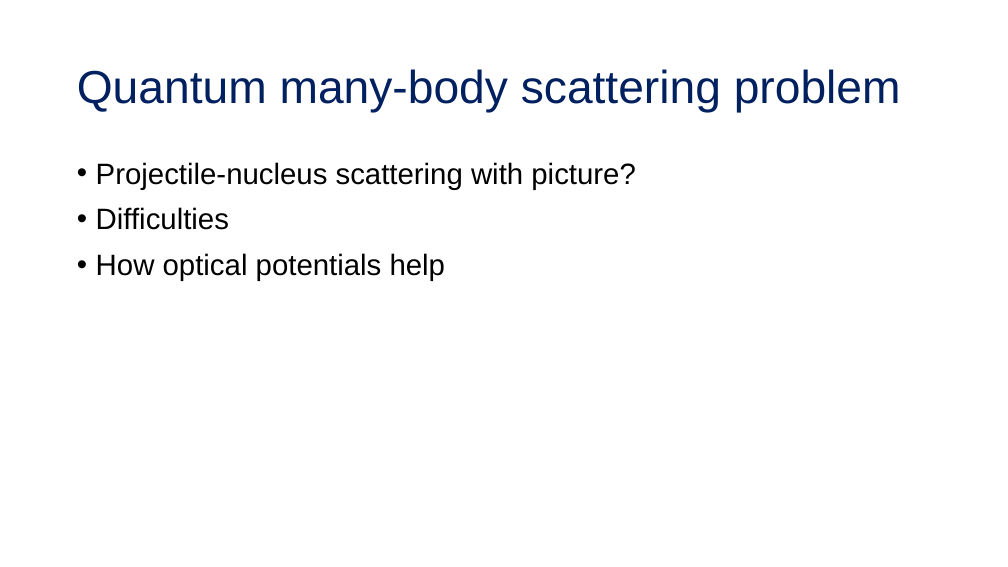
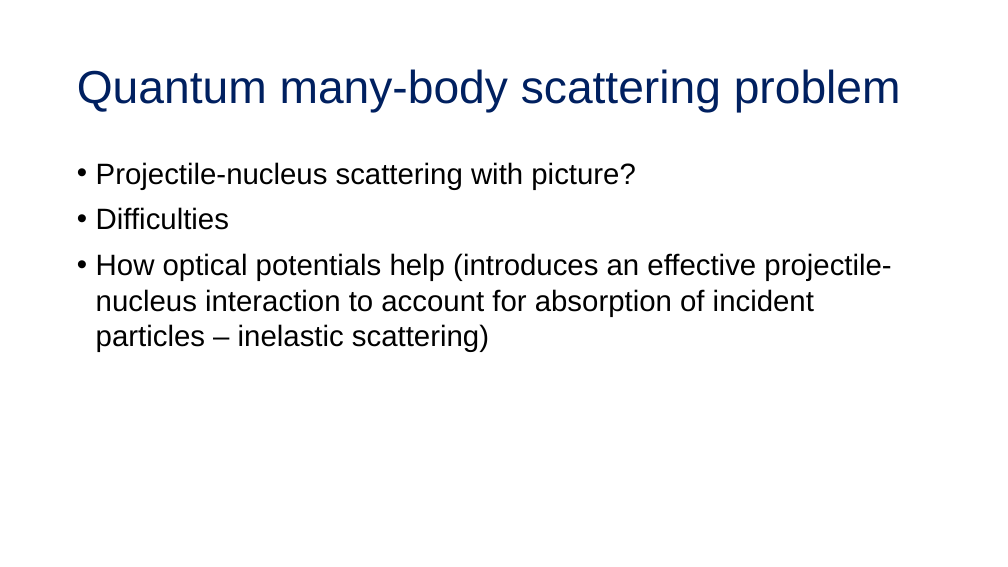
Before and after one commit to tropiano4/tropiano-srg, a slide deck: slide 5 of Presentations/Candidacy_2019/candidacy_presentation.pptx. Drawn at 1008x567 pixels with LibreOffice and Linux fonts; fonts in the diff are those of the drawing. Boxes give left, top, right and bottom in pixels: in the first picture for what was removed or moved away, otherwise in the second. Text is boxed around its words. In the diff, an @@ line names an element or a change of style, - is before the commit and + after.

```diff
--- a/Presentations/Candidacy_2019/candidacy_presentation.pptx
+++ b/Presentations/Candidacy_2019/candidacy_presentation.pptx
@@ text at [96,253,891,352]: text changed @@
-• How optical potentials help
+• How optical potentials help (introduces an effective projectile-nucleus interaction to account for absorption of incident particles – inelastic scattering)
```
Also in this commit, not shown: 2 other slides changed.
